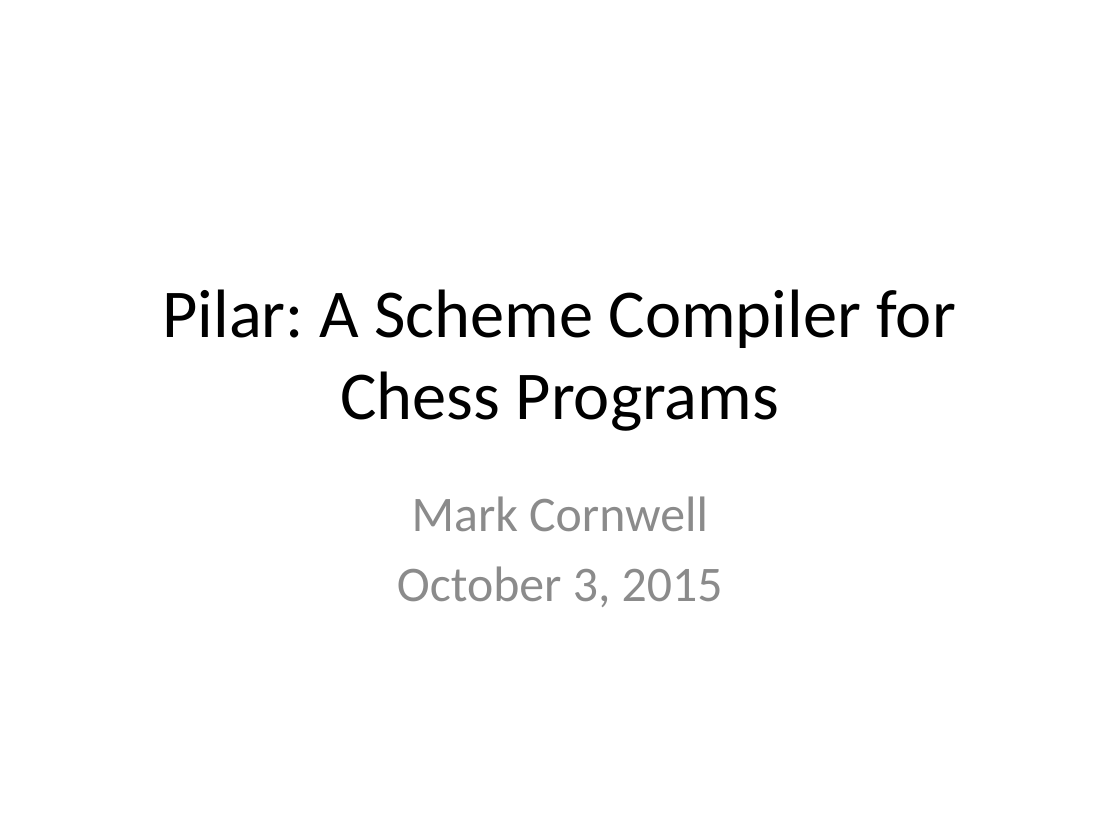
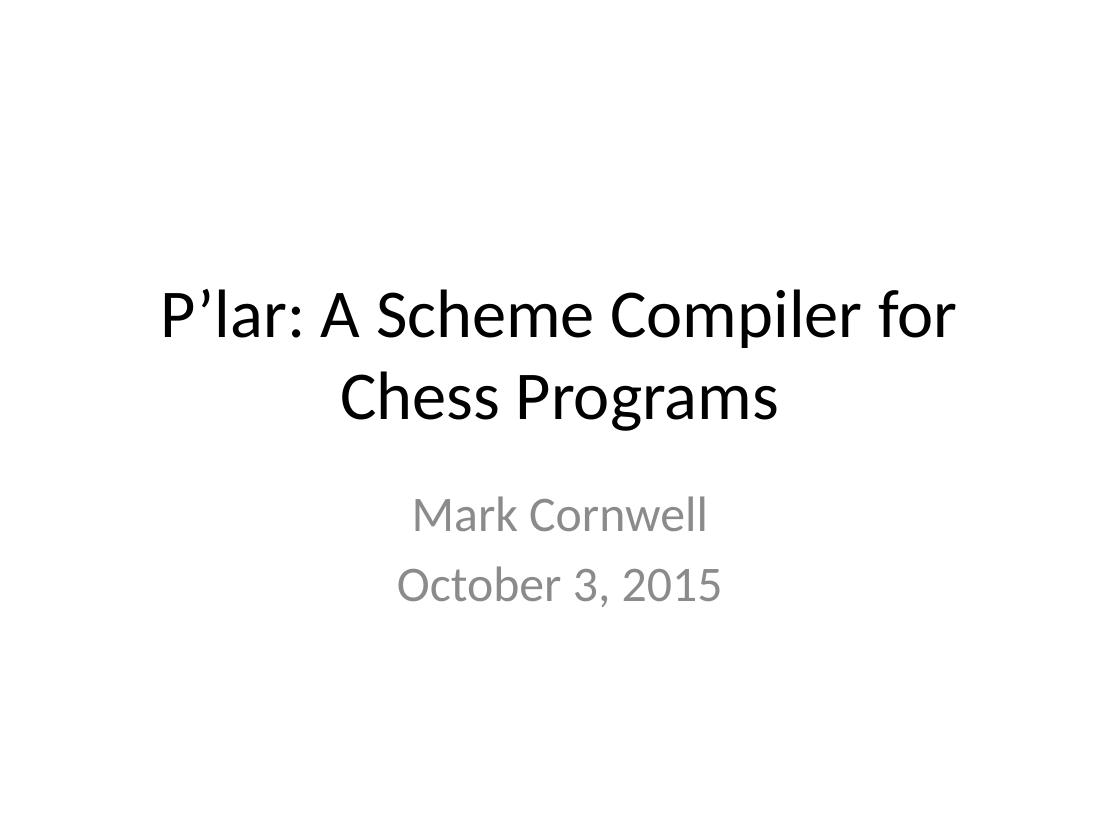
Before and after one commit to markcornwell/pilar, a slide deck: slide 1 of doc/Pilar.pptx. Drawn at 1120x840 pixels with LibreOffice and Linux fonts; fonts in the diff are those of the drawing. Boxes give left, top, right and bottom in pixels: in the first picture for what was removed or moved away, otherwise in the second. Text is boxed around its words. In the diff, an @@ line names an element or a change of style, - is before the commit and + after.

```diff
--- a/doc/Pilar.pptx
+++ b/doc/Pilar.pptx
@@ title at [161,289,957,431]: text changed @@
-Pilar: A Scheme Compiler for Chess Programs
+P’lar: A Scheme Compiler for Chess Programs
```
Also in this commit, not shown: 3 other slides changed, 3 slides added, 1 slide removed, 7 other files.
